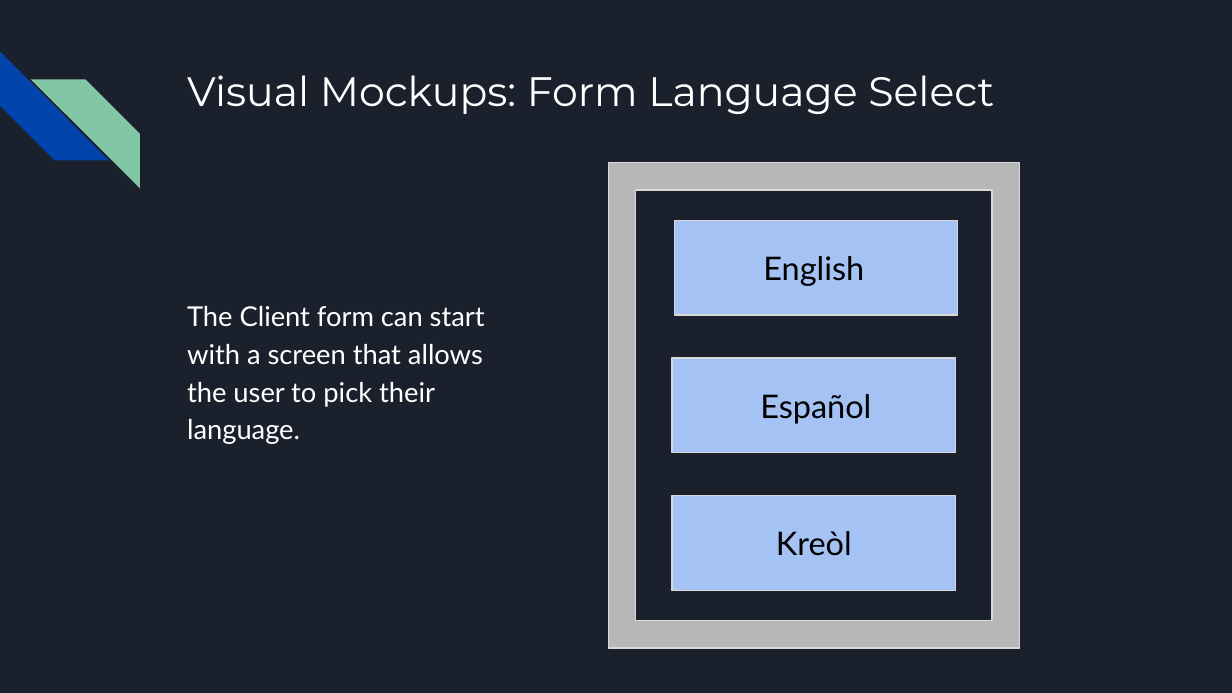
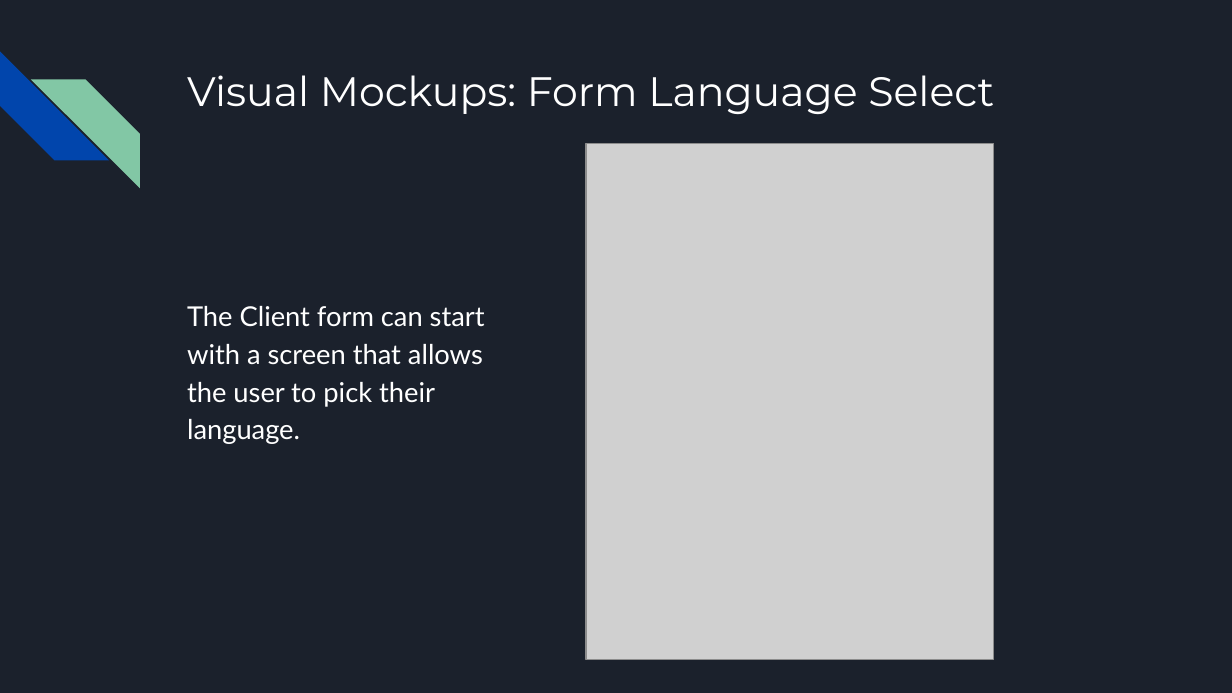
Before and after one commit to Thysbelon/Thysbelon.github.io, a slide deck: slide 4 of content/New-Media-Projects/Empathize/Midterm Presentation.pptx. Drawn at 1232x693 pixels with LibreOffice and Linux fonts; fonts in the diff are those of the drawing; grey boxes stand for pictures. Boxes give left, top, right and bottom in pixels: in the first picture for what was removed or moved away, otherwise in the second. Text is boxed around its words. In the diff, an @@ line names an element or a change of style, - is before the commit and + after.

```diff
--- a/content/New-Media-Projects/Empathize/Midterm Presentation.pptx
+++ b/content/New-Media-Projects/Empathize/Midterm Presentation.pptx
@@ picture added at (586,144,994,660) @@
@@ frame removed at (609,163,1019,648) @@
@@ rectangle removed at (674,221,957,315) @@
@@ text removed at (763,256,864,286) @@
-English
@@ rectangle removed at (673,359,956,453) @@
@@ text removed at (760,394,871,424) @@
-Español
@@ rectangle removed at (673,495,956,590) @@
@@ text removed at (776,531,852,556) @@
-Kreòl
```
Also in this commit, not shown: 2 other slides changed, 2 slides added, 2 slides removed, 4 other files.
